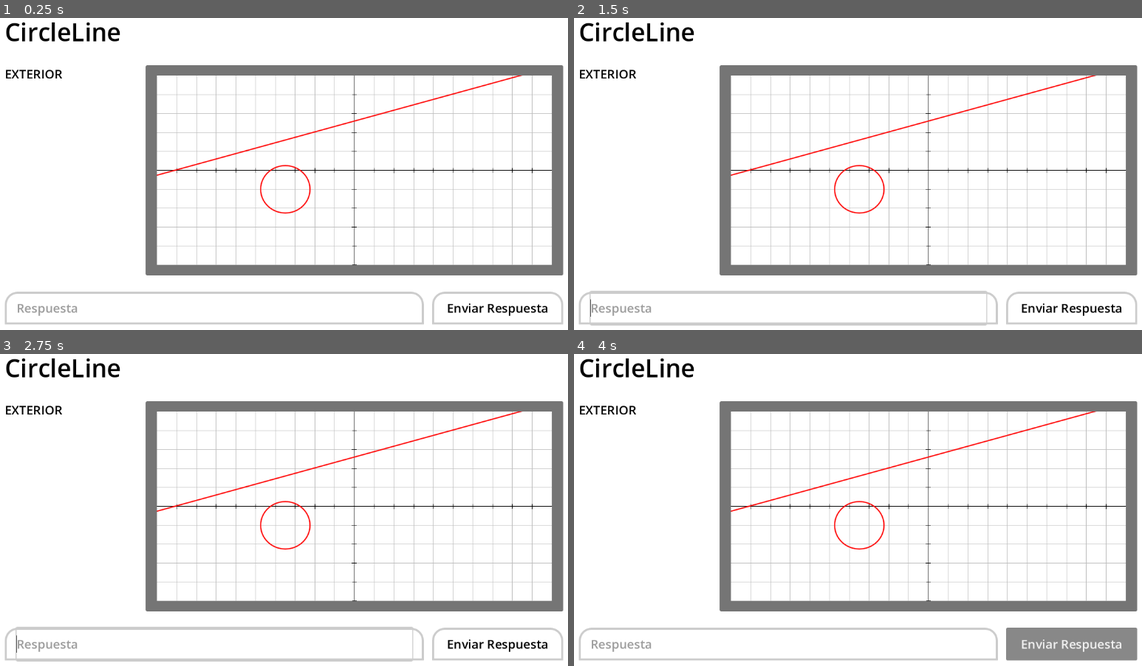
Above: before the commit, frames 1-4 (two rows, left to right).
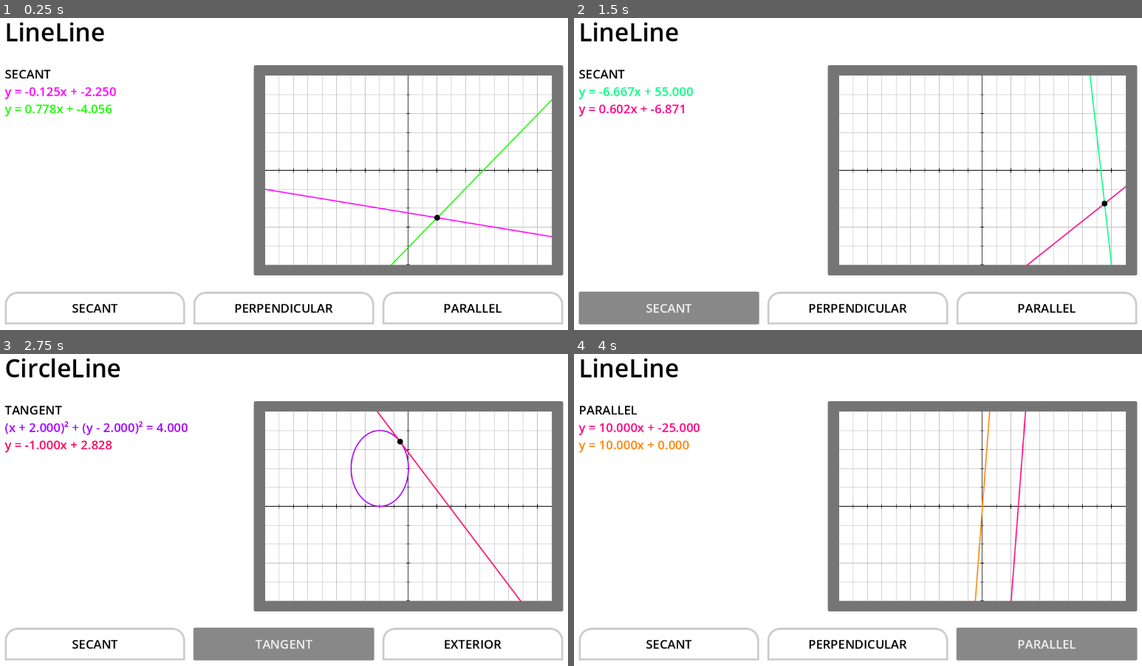
Above: after the commit, the same moments.

Repository: SalticHash/Lines
Game: Godot game, scene res://question/question.tscn
Two runs of this game, one before a commit and one after it. Both use one fixed random seed, a clock stepped at 60 frames per second and the inputs below. The project has no main scene, so this scene is started directly.
Inputs (mouse positions are in pixels of both pictures, inside the frame that each line leads up to):
- Up to frame 1 (0.25 s): no input
- Up to frame 2 (1.5 s): click (1073, 308) at 0.5 s, where only the run before the commit has a clickable "Enviar Respuesta"; click (670, 308) at 1.25 s, where only the run after the commit has a clickable "SECANT"
- Up to frame 3 (2.75 s): click (284, 644) at 2 s, where only the run after the commit has a clickable "PERPENDICULAR"
- Up to frame 4 (4 s): click (858, 644) at 2.75 s, where only the run after the commit has a clickable "TANGENT"; click (1045, 644) at 3.5 s, where only the run after the commit has a clickable "EXTERIOR"

The runs differ from the first frame. In frame 1, 10% of the frame differs, in the area x 0-98%, y 1-99%; in frame 2, 13%; in frame 3, 13%; in frame 4, 11%.

Commit message:
Add gameplay
Added To String to all Shapes
Moved code to be in their own functions, added may questionare gameplay

Diff:
--- a/math_renderer/objects/circle.gd
+++ b/math_renderer/objects/circle.gd
@@ -10,3 +10,12 @@
 
 func has_point(p: Vector2):
 	return is_equal_approx(p.distance_squared_to(position), radius*radius)
+
+func _to_string() -> String:
+	return "(x %s %.3f)² + (y %s %.3f)² = %.3f" % [
+		"+" if -position.x > 0 else "-",
+		abs(position.x),
+		"+" if -position.y > 0 else "-",
+		abs(position.y),
+		radius * radius
+	]
--- a/math_renderer/objects/line.gd
+++ b/math_renderer/objects/line.gd
@@ -21,3 +21,6 @@
 
 func has_point(p: Vector2) -> bool:
 	return get_point_at_x(p.x) == p
+
+func _to_string() -> String:
+	return "y = %.3fx + %.3f" % [m, b]
--- a/math_renderer/objects/point.gd
+++ b/math_renderer/objects/point.gd
@@ -5,3 +5,6 @@
 func _init(_position_or_x, _y: float = NAN) -> void:
 	if !is_nan(_y): position = Vector2(_position_or_x, _y)
 	else: position = _position_or_x
+
+func _to_string() -> String:
+	return "(%.3f, %.3f)" % [position.x, position.y]
--- a/question/question.gd
+++ b/question/question.gd
@@ -1,9 +1,9 @@
 extends Control
 
 enum LineLineProblem {
-	PARALLEL,
+	SECANT,
 	PERPENDICULAR,
-	SECANT
+	PARALLEL
 }
 enum CircleLineProblem {
 	SECANT,
@@ -24,87 +24,129 @@
 	else:
 		return rand_range(from2, to2, step)
 
+var problem: ProblemType
+var answer: int
 func _ready() -> void:
+	%Button1.pressed.connect(answered.bind(0))
+	%Button2.pressed.connect(answered.bind(1))
+	%Button3.pressed.connect(answered.bind(2))
+	generate_problem()
+
+func generate_problem():
+	for last_shape in %MathRenderer.get_children():
+		last_shape.queue_free()
+	var probType: ProblemType = ProblemType.values().pick_random()
+	problem = probType
+	match probType:
+		ProblemType.CircleLine: generate_circle_line_problem()
+		ProblemType.LineLine: generate_line_line_problem()
+
+func generate_circle_line_problem():
 	var render = %MathRenderer
-	var probType: ProblemType = ProblemType.values().pick_random()
-	if probType == ProblemType.CircleLine:
-		var variation = CircleLineProblem.values().pick_random()
-		%Title.text = ProblemType.find_key(probType)
-		%Desc.text = CircleLineProblem.find_key(variation)
-		var r = rand_range(0.5, 2.5, 0.25)
-		var pos = Vector2(
-			rand_range(render.view.position.x + r, render.view.end.x - r, 0.5),
-			rand_range(render.view.position.y + r, render.view.end.y - r, 0.5)
+
+	%Button1.text = "SECANT"
+	%Button2.text = "TANGENT"
+	%Button3.text = "EXTERIOR"
+	var variation = CircleLineProblem.values().pick_random()
+	answer = variation
+	var r = rand_range(0.5, 2.5, 0.25)
+	var pos = Vector2(
+		rand_range(render.view.position.x + r, render.view.end.x - r, 0.5),
+		rand_range(render.view.position.y + r, render.view.end.y - r, 0.5)
+	)
+	var circle = Circle.new(
+		r,
+		pos
+	)
+	var line = Line.new()
+	var distance = 0.0
+	var angle = pos.angle_to_point(Vector2.ZERO)
+	if abs(tan(angle)) > TAU: angle = PI/3.0
+	render.add_child(circle)
+	render.add_child(line)
+	match variation:
+		CircleLineProblem.EXTERIOR: distance = rand_range(circle.radius + 0.25, 3.0, 0.25)
+		CircleLineProblem.SECANT: distance = rand_range(0.0, circle.radius - 0.25, 0.25)
+		CircleLineProblem.TANGENT: distance = circle.radius
+	line.m = tan(angle)
+	var offset = circle.position + distance * Vector2(cos(angle + PI/2.0), sin(angle + PI/2.0))
+	line.b = line.m * -offset.x + offset.y
+
+	line.color = Color.from_hsv(randf(), 1.0, 1.0)
+	circle.color = Color.from_hsv(randf(), 1.0, 1.0)
+	%Title.text = "CircleLine"
+	%Desc.text = CircleLineProblem.find_key(variation) + \
+	"\n" + "[color=%s]%s[/color]" % [circle.color.to_html(), str(circle)] + \
+	"\n" + "[color=%s]%s[/color]" % [line.color.to_html(), str(line)]
+
+func generate_line_line_problem():
+	var render = %MathRenderer
+
+	%Button1.text = "SECANT"
+	%Button2.text = "PERPENDICULAR"
+	%Button3.text = "PARALLEL"
+	var variation = LineLineProblem.values().pick_random()
+	answer = variation
+	var line1 = Line.new()
+
+	var vertical = randi_range(0, 1)
+	if vertical:
+		var top_point = rand_range(render.view.position.x, render.view.end.x, 0.5)
+		var bottom_point = half_n_half(
+			render.view.position.x, top_point - 0.5,
+			top_point + 0.5, render.view.end.x, 0.5
 		)
-		var circle = Circle.new(
-			r,
-			pos
+		line1.set_from_points(
+			Vector2(top_point, render.view.position.y),
+			Vector2(bottom_point, render.view.end.y),
 		)
-		var line = Line.new()
-		var distance = 0.0
-		var angle = pos.angle_to_point(Vector2.ZERO)
-		if abs(tan(angle)) > TAU: angle = PI/3.0
-		render.add_child(circle)
-		render.add_child(line)
-		match variation:
-			CircleLineProblem.EXTERIOR: distance = rand_range(circle.radius + 0.25, 3.0, 0.25)
-			CircleLineProblem.SECANT: distance = rand_range(0.0, circle.radius - 0.25, 0.25)
-			CircleLineProblem.TANGENT: distance = circle.radius
-		line.m = tan(angle)
-		var offset = circle.position + distance * Vector2(cos(angle + PI/2.0), sin(angle + PI/2.0))
-		line.b = line.m * -offset.x + offset.y
-	if probType == ProblemType.LineLine:
-		var variation = LineLineProblem.values().pick_random()
-		%Title.text = ProblemType.find_key(probType)
-		%Desc.text = LineLineProblem.find_key(variation)
-		var line1 = Line.new()
-
-		var vertical = randi_range(0, 1)
-		if vertical:
-			var top_point = rand_range(render.view.position.x, render.view.end.x, 0.5)
-			var bottom_point = half_n_half(
-				render.view.position.x, top_point - 0.5,
-				top_point + 0.5, render.view.end.x, 0.5
-			)
-			line1.set_from_points(
-				Vector2(top_point, render.view.position.y),
-				Vector2(bottom_point, render.view.end.y),
-			)
-		else:
-			var left_point = rand_range(render.view.position.y, render.view.end.y, 0.5)
-			var right_point = half_n_half(
-				render.view.position.y, left_point - 0.5,
-				left_point + 0.5, render.view.end.y, 0.5
-			)
-			line1.set_from_points(
-				Vector2(render.view.position.x, left_point),
-				Vector2(render.view.end.x, right_point),
-			)
-		var line2 = Line.new()
-		match variation:
-			LineLineProblem.PARALLEL:
-				line2.m = line1.m
-				if vertical: line2.b = line1.b + half_n_half(-3.0, -1.0, 1.0, 3.0, 0.25) * line1.m
-				else: line2.b = line1.b + half_n_half(-3.0, -1.0, 1.0, 3.0, 0.25)
-			LineLineProblem.SECANT:
-				var offset: Vector2
-				if vertical: offset = line1.get_point_at_y(rand_range(render.view.position.y, render.view.end.y, 0.25))
-				else: offset = line1.get_point_at_x(rand_range(render.view.position.x, render.view.end.x, 0.25))
-				var angle = (atan(line1.m) + PI / 2) + half_n_half(-PI/4.0, -PI/8.0, PI/8.0, PI/4.0, PI/8.0)
-				line2.m = tan(angle)
-				line2.b = offset.y + line2.m * -offset.x
-			LineLineProblem.PERPENDICULAR:
-				var offset: Vector2
-				if vertical: offset = line1.get_point_at_y(rand_range(render.view.position.y, render.view.end.y, 0.25))
-				else: offset = line1.get_point_at_x(rand_range(render.view.position.x, render.view.end.x, 0.25))
-				line2.m = -1.0 / line1.m
-				line2.b = offset.y + line2.m * -offset.x
+	else:
+		var left_point = rand_range(render.view.position.y, render.view.end.y, 0.5)
+		var right_point = half_n_half(
+			render.view.position.y, left_point - 0.5,
+			left_point + 0.5, render.view.end.y, 0.5
+		)
+		line1.set_from_points(
+			Vector2(render.view.position.x, left_point),
+			Vector2(render.view.end.x, right_point),
+		)
+	var line2 = Line.new()
+	match variation:
+		LineLineProblem.PARALLEL:
+			line2.m = line1.m
+			if vertical: line2.b = line1.b + half_n_half(-3.0, -1.0, 1.0, 3.0, 0.25) * line1.m
+			else: line2.b = line1.b + half_n_half(-3.0, -1.0, 1.0, 3.0, 0.25)
+		LineLineProblem.SECANT:
+			var offset: Vector2
+			if vertical: offset = line1.get_point_at_y(rand_range(render.view.position.y, render.view.end.y, 0.25))
+			else: offset = line1.get_point_at_x(rand_range(render.view.position.x, render.view.end.x, 0.25))
+			var angle = (atan(line1.m) + PI / 2) + half_n_half(-PI/4.0, -PI/8.0, PI/8.0, PI/4.0, PI/8.0)
+			line2.m = tan(angle)
+			line2.b = offset.y + line2.m * -offset.x
+		LineLineProblem.PERPENDICULAR:
+			var offset: Vector2
+			if vertical: offset = line1.get_point_at_y(rand_range(render.view.position.y, render.view.end.y, 0.25))
+			else: offset = line1.get_point_at_x(rand_range(render.view.position.x, render.view.end.x, 0.25))
+			line2.m = -1.0 / line1.m
+			line2.b = offset.y + line2.m * -offset.x
 
 
-		render.add_child(line1)
-		render.add_child(line2)
+	line1.color = Color.from_hsv(randf(), 1.0, 1.0)
+	line2.color = Color.from_hsv(randf(), 1.0, 1.0)
+	render.add_child(line1)
+	render.add_child(line2)
 
+	%Title.text = "LineLine"
+	%Desc.text = LineLineProblem.find_key(variation) + \
+	"\n" + "[color=%s]%s[/color]" % [line1.color.to_html(), str(line1)] + \
+	"\n" + "[color=%s]%s[/color]" % [line2.color.to_html(), str(line2)]
 
+func answered(option: int) -> void:
+	if option == answer:
+		$Correct.play()
+	else:
+		$Wrong.play()
+	generate_problem()
 
 # Called every frame. 'delta' is the elapsed time since the previous frame.
 func _process(_delta: float) -> void:
--- a/question/question.tscn
+++ b/question/question.tscn
@@ -2,6 +2,8 @@
 
 [ext_resource type="PackedScene" uid="uid://b5e1r2soagjcc" path="res://main_menu/math_renderer.tscn" id="1_gx327"]
 [ext_resource type="Script" uid="uid://c6g6vh46bg7vj" path="res://question/question.gd" id="1_t81u5"]
+[ext_resource type="AudioStream" uid="uid://dbwr7fkv6xwl2" path="res://assets/correct.mp3" id="3_fbtf6"]
+[ext_resource type="AudioStream" uid="uid://cj8262uo1ldm" path="res://assets/wrong.mp3" id="4_bpgso"]
 
 [sub_resource type="StyleBoxFlat" id="StyleBoxFlat_gx327"]
 bg_color = Color(1, 1, 1, 1)
@@ -73,7 +75,8 @@
 unique_name_in_owner = true
 layout_mode = 2
 size_flags_horizontal = 3
-size_flags_stretch_ratio = 0.25
+size_flags_stretch_ratio = 0.4
+bbcode_enabled = true
 text = "Las funciones de las lineas son:
 y = 1x + 5
 y = 6x + 1"
@@ -81,7 +84,7 @@
 [node name="RendererPanel" type="Panel" parent="VBoxContainer/HBoxContainer" unique_id=1028748412]
 layout_mode = 2
 size_flags_horizontal = 3
-size_flags_stretch_ratio = 0.75
+size_flags_stretch_ratio = 0.5
 
 [node name="ClipRegion" type="ColorRect" parent="VBoxContainer/HBoxContainer/RendererPanel" unique_id=1934813876]
 clip_children = 2
@@ -106,6 +109,7 @@
 theme_override_constants/separation = 16
 
 [node name="Panel" type="Panel" parent="VBoxContainer/HBoxContainer2" unique_id=1642484632]
+visible = false
 layout_mode = 2
 size_flags_horizontal = 3
 theme_override_styles/panel = SubResource("StyleBoxFlat_t81u5")
@@ -119,7 +123,29 @@
 placeholder_text = "Respuesta"
 metadata/_edit_use_anchors_ = true
 
-[node name="Button" type="Button" parent="VBoxContainer/HBoxContainer2" unique_id=592395678]
+[node name="Button1" type="Button" parent="VBoxContainer/HBoxContainer2" unique_id=592395678]
+unique_name_in_owner = true
 custom_minimum_size = Vector2(256, 0)
 layout_mode = 2
+size_flags_horizontal = 3
 text = "Enviar Respuesta"
+
+[node name="Button2" type="Button" parent="VBoxContainer/HBoxContainer2" unique_id=2056911405]
+unique_name_in_owner = true
+custom_minimum_size = Vector2(256, 0)
+layout_mode = 2
+size_flags_horizontal = 3
+text = "Enviar Respuesta"
+
+[node name="Button3" type="Button" parent="VBoxContainer/HBoxContainer2" unique_id=304349226]
+unique_name_in_owner = true
+custom_minimum_size = Vector2(256, 0)
+layout_mode = 2
+size_flags_horizontal = 3
+text = "Enviar Respuesta"
+
+[node name="Correct" type="AudioStreamPlayer" parent="." unique_id=1583523733]
+stream = ExtResource("3_fbtf6")
+
+[node name="Wrong" type="AudioStreamPlayer" parent="." unique_id=1748500818]
+stream = ExtResource("4_bpgso")
Not shown, added: assets/correct.mp3.import
Not shown, added: assets/wrong.mp3.import
Not shown, added: assets/correct.mp3
Not shown, added: assets/wrong.mp3
